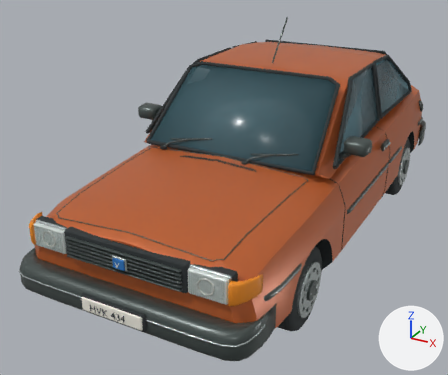
Two versions of the Blender file source_blender/Vovlo_434.blend, one commit apart.
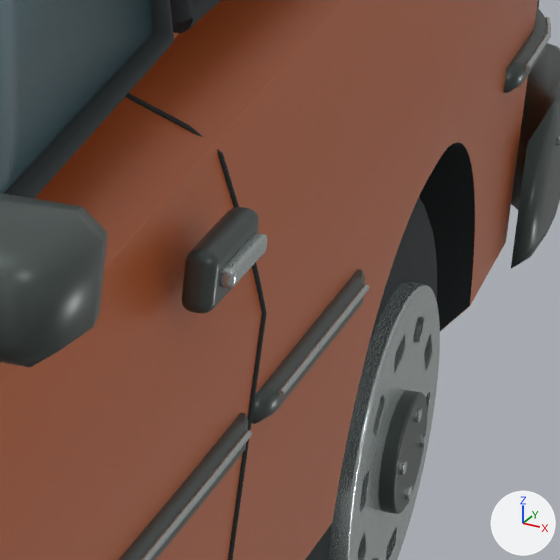
There are two pictures of each version: one whole from a 50 mm camera at (1.95, -4.44, 2.48) aimed at (-0.29, -0.37, 0.45), one close up on the part from 80% to 95% of the width and 31% to 48% of the height. The lights are fixed; the arrows at lower right show +X, +Y and +Z. The older version's two pictures come first.

Names of what the first close-up shows: 'Door handle surround.001', 'Door mirror shell.001', 'Door release.001', 'Door shut line.001', 'Door window rubber seal.001', 'Door window.001', 'Däck med slitbanespår.004', 'Pressed steel body', 'Pressed steel wheel rim.003', 'Side rubbing strip.005', 'Side rubbing strip.006', 'Wheel hub cap.003', 'Wraparound bumper.001' and 9 more.
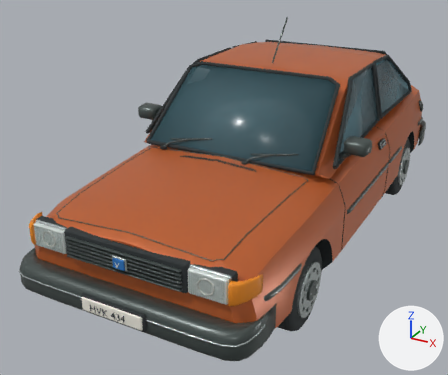
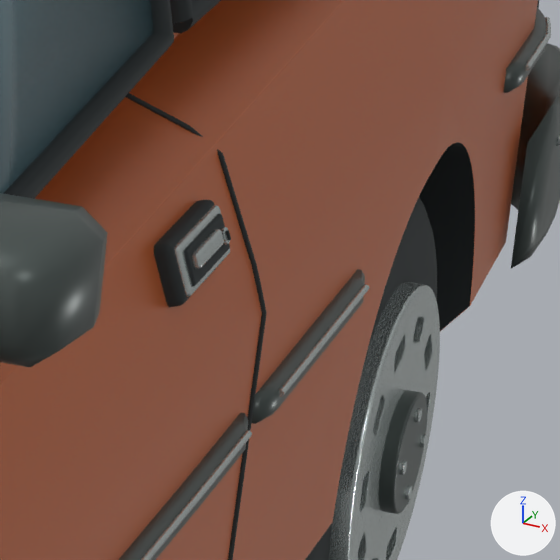
Boxes (x1, y1, x2, y2) around the edits, measured in the close-ups (560 x 560 px):
'Door handle surround.001', deleted
    before: (182, 207, 259, 313)
'Door handle gasket.001', added
    after: (154, 200, 221, 307)
'Door release.001', deleted
    before: (220, 233, 267, 288)
'Door handle bezel.001', added
    after: (174, 205, 230, 297)
'Door handle recess.001', added
    after: (184, 214, 230, 287)
'Door release lever.001', added
    after: (191, 229, 224, 269)
'Door lock cylinder.001', added
    after: (219, 227, 230, 245)

What the commit changed:
Mesh me_cylinder_019_1 is new.
It has 144 vertices, 122 faces and spans x -0.008..0.008, y -0.008..0.008, z -0.004..0.004.
It uses material mat_brushed_equipment_metal (light grey #c4cdcb).
Mesh me_cube_083_1 is new.
It has 96 vertices, 98 faces and spans x -0.0015..0.0015, y -0.0015..0.0015, z -0.0045..0.0045.
It uses material mat_tire_rubber (dark grey #2c3234).
Mesh me_cube_082_1 is new.
It has 96 vertices, 98 faces and spans x -0.0045..0.0045, y -0.039..0.039, z -0.0075..0.0075.
It uses material mat_brushed_equipment_metal (light grey #c4cdcb).
Mesh me_cube_081_1 is new.
It has 96 vertices, 98 faces and spans x -0.003..0.003, y -0.059..0.059, z -0.0175..0.0175.
It uses material mat_tire_rubber (dark grey #2c3234).
Mesh me_cube_080_1 is new.
It has 96 vertices, 98 faces and spans x -0.005..0.005, y -0.0675..0.0675, z -0.024..0.024.
It uses material mat_brushed_equipment_metal (light grey #c4cdcb).
Mesh me_cube_079_1 is new.
It has 96 vertices, 98 faces and spans x -0.012..0.012, y -0.076..0.076, z -0.03..0.03.
It uses material mat_tire_rubber (dark grey #2c3234).
Object 'Door handle surround.001' (ob_door_handle_surround_001) is deleted.
Object 'Door release.001' (ob_door_release_001) is deleted.
Object 'Door lock cylinder.001' (ob_door_lock_cylinder_001) is new; it shows me_cylinder_019_1.
Its parent is ob_vovlo_434.
Its location is (0.815, 0.313, 0.814).
Its rotation in degrees is (70, 0, 90).
Object 'Door key slot.001' (ob_door_key_slot_001) is new; it shows me_cube_083_1.
Its parent is ob_vovlo_434.
Its location is (0.819, 0.313, 0.816).
Its rotation in degrees is (0, -20, 0.1).
Object 'Door release lever.001' (ob_door_release_lever_001) is new; it shows me_cube_082_1.
Its parent is ob_vovlo_434.
Its location is (0.814, 0.26, 0.818).
Its rotation in degrees is (0, -20, 0.1).
Object 'Door handle recess.001' (ob_door_handle_recess_001) is new; it shows me_cube_081_1.
Its parent is ob_vovlo_434.
Its location is (0.81, 0.274, 0.812).
Its rotation in degrees is (0, -20, 0.1).
Object 'Door handle bezel.001' (ob_door_handle_bezel_001) is new; it shows me_cube_080_1.
Its parent is ob_vovlo_434.
Its location is (0.805, 0.274, 0.81).
Its rotation in degrees is (0, -20, 0.1).
Object 'Door handle gasket.001' (ob_door_handle_gasket_001) is new; it shows me_cube_079_1.
Its parent is ob_vovlo_434.
Its location is (0.794, 0.274, 0.806).
Its rotation in degrees is (0, -20, 0.1).
